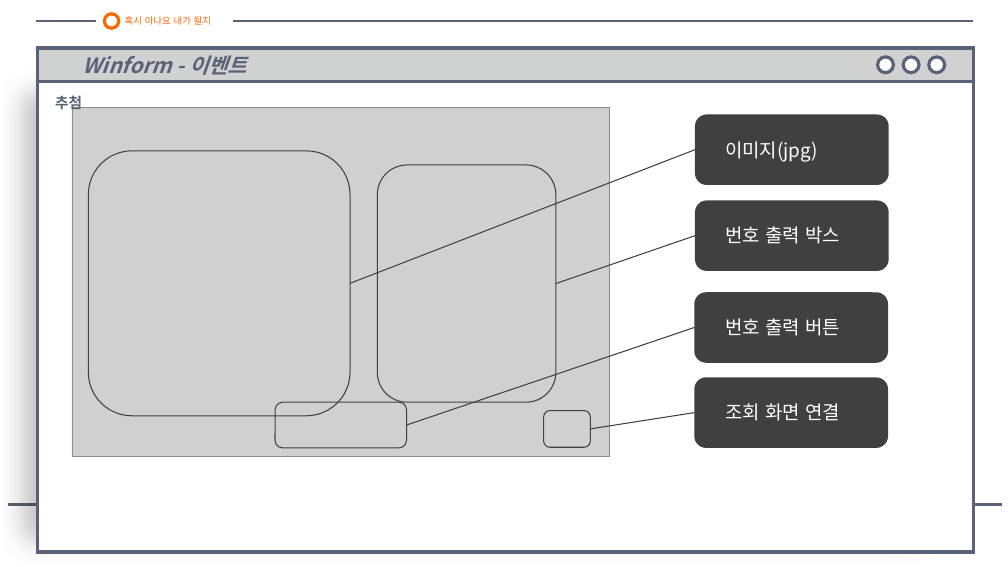
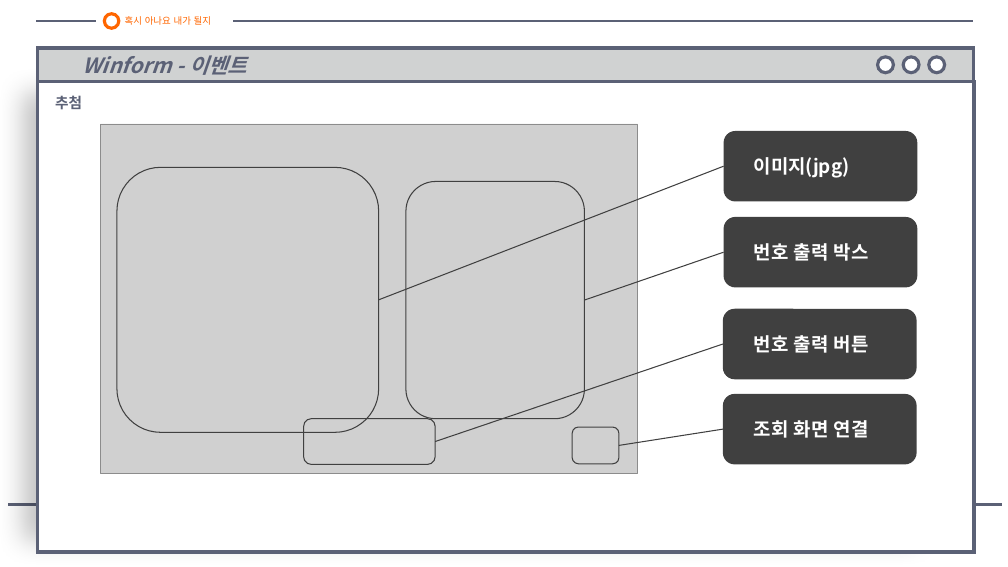
Before and after one commit to galaxy-light/201126-210604, a slide deck: slide 7 of 210409/로또 번호 추첨기 - 양화영.pptx. Drawn at 1008x567 pixels with LibreOffice and Linux fonts; fonts in the diff are those of the drawing; grey boxes stand for pictures. Boxes give left, top, right and bottom in pixels: in the first picture for what was removed or moved away, otherwise in the second. Text is boxed around its words. In the diff, an @@ line names an element or a change of style, - is before the commit and + after.

```diff
--- a/210409/로또 번호 추첨기 - 양화영.pptx
+++ b/210409/로또 번호 추첨기 - 양화영.pptx
@@ bold on in 4 elements at (754,243,869,261), (754,420,869,438), (754,335,869,353), (754,157,850,178) @@
@@ 8 rounded rectangles, 4 texts, 4 lines, 1 picture: place and size @@
-8 rounded rectangles, 4 texts, 4 lines, 1 picture at (72,107,889,457)
+8 rounded rectangles, 4 texts, 4 lines, 1 picture at (101,124,917,473)
```
Also in this commit, not shown: 10 other slides changed.
